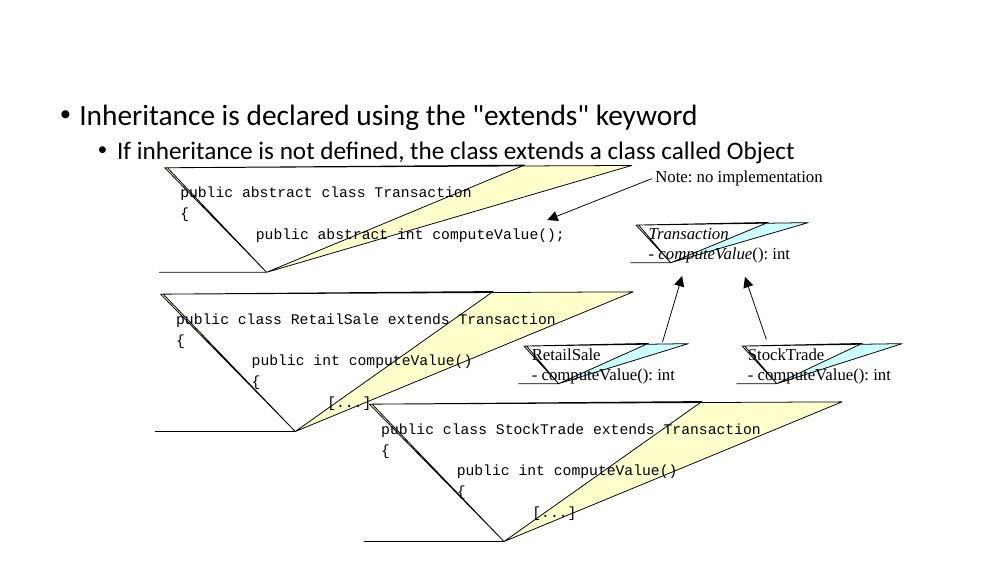
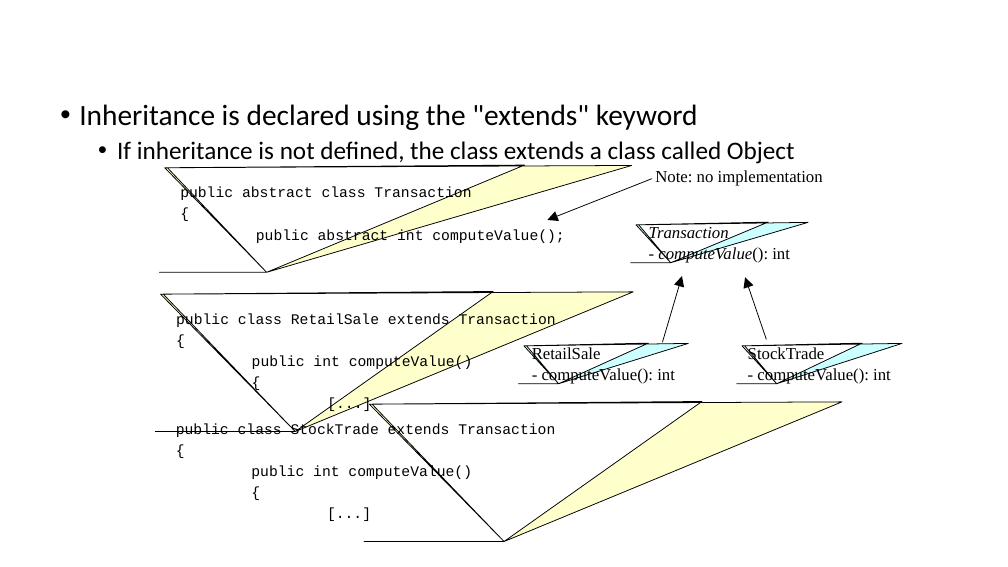
Before and after one commit to gmierzwinski/gmierzwinski.github.io, a slide deck: slide 9 of bishops/cs321/resources/CS321_Lecture_07B.ppt. Drawn at 1008x567 pixels with LibreOffice and Linux fonts; fonts in the diff are those of the drawing; background and template pictures are left out. Boxes give left, top, right and bottom in pixels: in the first picture for what was removed or moved away, otherwise in the second. Text is boxed around its words. In the diff, an @@ line names an element or a change of style, - is before the commit and + after.

```diff
--- a/bishops/cs321/resources/CS321_Lecture_07B.ppt
+++ b/bishops/cs321/resources/CS321_Lecture_07B.ppt
@@ outline redrawn in 3 elements at bbox=[630, 222, 808, 263], bbox=[737, 343, 902, 384], bbox=[518, 343, 688, 384] @@
@@ text "public class StockTrade extends Transaction": place and size @@
-text "public class StockTrade extends Transaction" at bbox=[381, 423, 761, 481]
+text "public class StockTrade extends Transaction" at bbox=[176, 423, 555, 481]
```
Also in this commit, not shown: 7 other slides changed.
